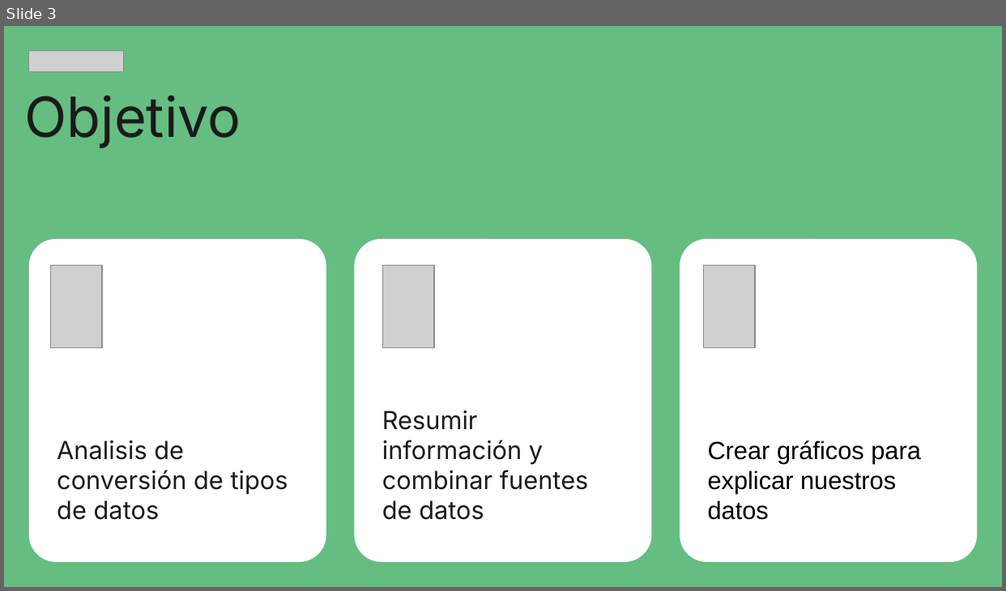
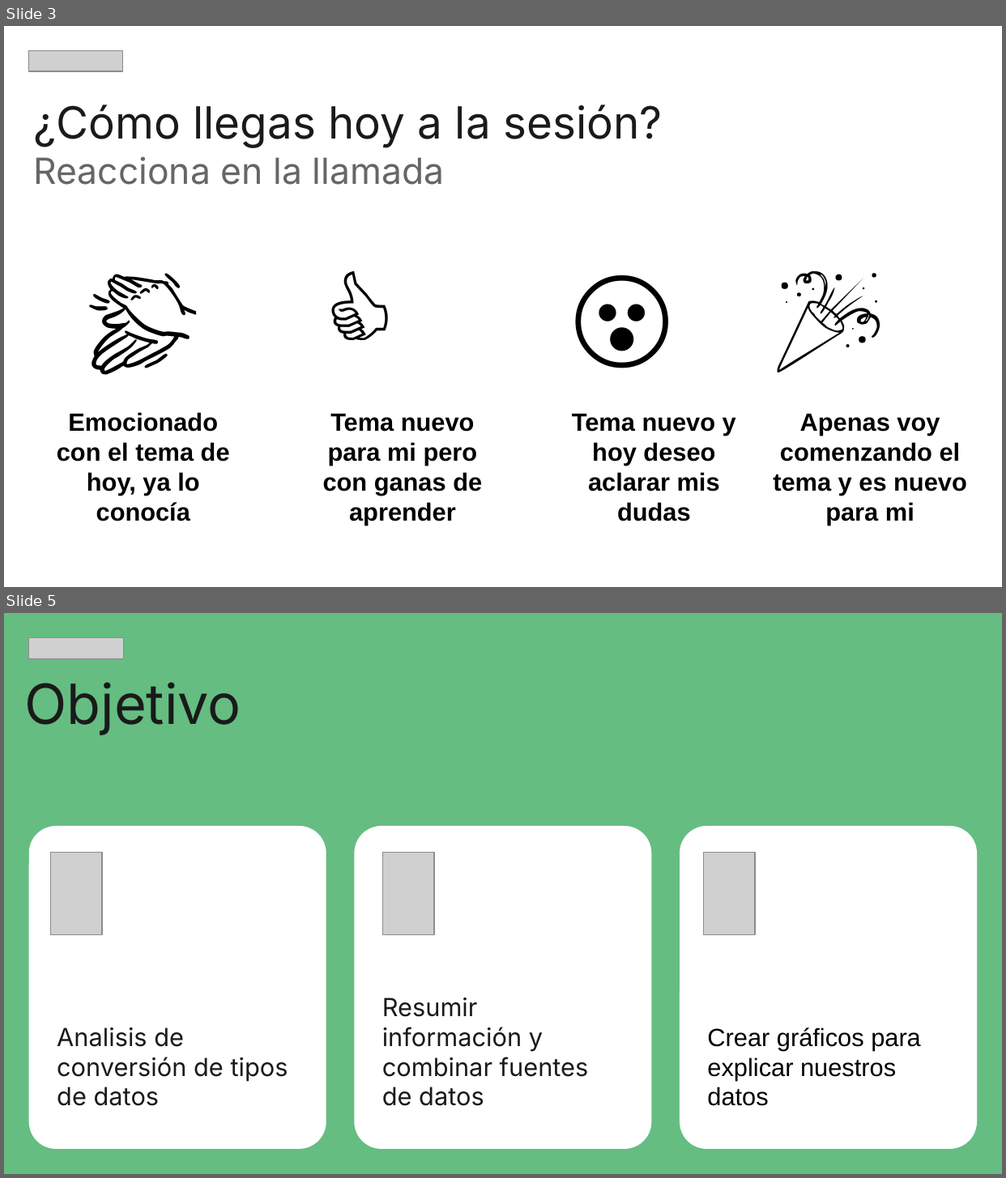
Before and after one commit to zyntonyson/bootcamp_ds_da, a slide deck: 04-data-wrangling/07-data-wrangling.pptx. Shown one above the other, each under a label of ours: slide 3 before the commit, slides 3 and 5 after it; the slides between them are not shown. The pictures are 1006x591 and 1006x1178 pixels, drawn with LibreOffice and Linux fonts; fonts in the diff are those of the drawing; grey boxes stand for pictures. Boxes give left, top, right and bottom in pixels: in the first picture for what was removed or moved away, otherwise in the second. Text is boxed around its words. In the diff, an @@ line names an element or a change of style, - is before the commit and + after.

```diff
--- a/04-data-wrangling/07-data-wrangling.pptx
+++ b/04-data-wrangling/07-data-wrangling.pptx
@@ slide 3 added at box(4, 26, 1002, 587), background #FFFFFF @@
@@ picture added at box(29, 51, 123, 72) @@
@@ text added at box(33, 105, 662, 185), 32 pt, text #1A1A1A @@
+¿Cómo llegas hoy a la sesión?
+Reacciona en la llamada
@@ text added at box(57, 412, 230, 522), 18 pt, text #000000, bold @@
+👏
+Emocionado con el tema de hoy, ya lo conocía
@@ text added at box(323, 413, 482, 525), 18 pt, text #000000, bold @@
+👍
+Tema nuevo para mi pero con ganas de aprender
@@ text added at box(572, 413, 736, 522), 18 pt, text #000000, bold @@
+😮
+Tema nuevo y hoy deseo aclarar mis dudas
@@ text added at box(773, 413, 967, 525), 18 pt, text #000000, bold @@
+🎉
+Apenas voy comenzando el tema y es nuevo para mi
@@ what was slide 3 is now slide 5 @@
```
Also in this commit, not shown: 2 slides changed, 1 other slide added, 7 other files.
